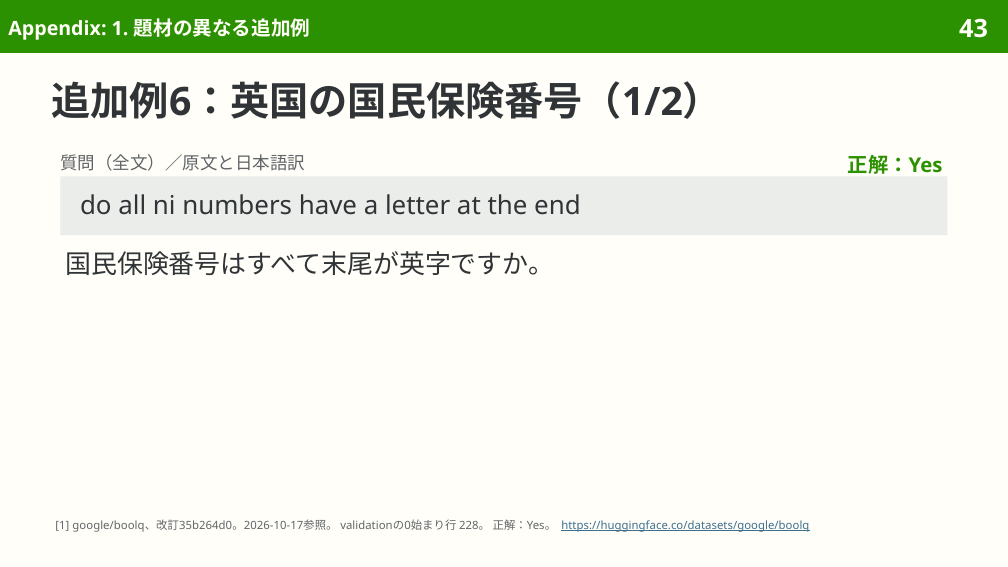
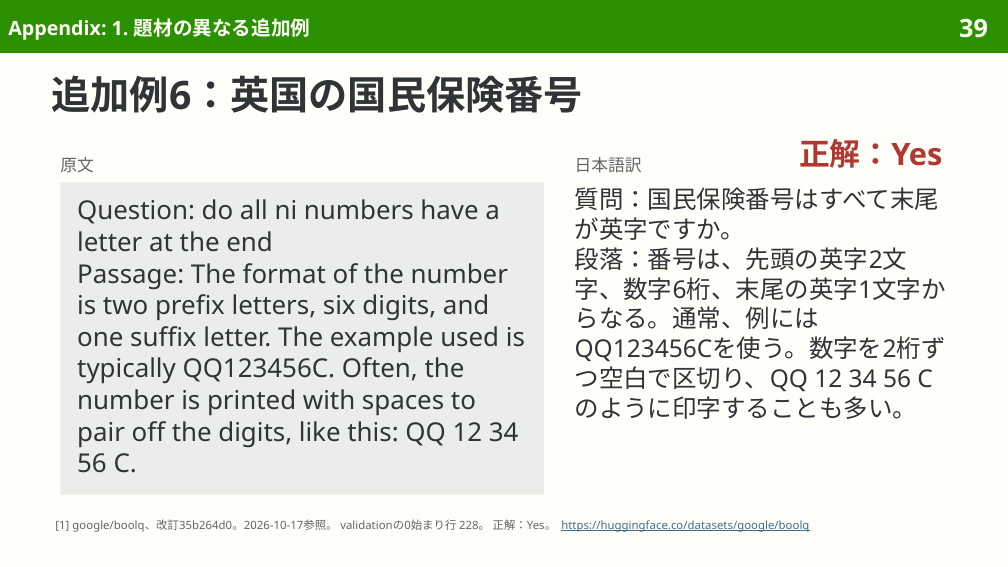
Before and after one commit to sasakiy84/datasets-in-10-minutes, a slide deck: slide 39 of slides/datasets-in-10-minutes-boolq.pptx (slide 43 before the commit). Drawn at 1008x567 pixels with LibreOffice and Linux fonts; fonts in the diff are those of the drawing. Boxes give left, top, right and bottom in pixels: in the first picture for what was removed or moved away, otherwise in the second. Text is boxed around its words. In the diff, an @@ line names an element or a change of style, - is before the commit and + after.

Commit message:
Reflow boolq examples with complete originals first

```diff
--- a/slides/datasets-in-10-minutes-boolq.pptx
+++ b/slides/datasets-in-10-minutes-boolq.pptx
@@ page number at (959, 18, 988, 38): text changed @@
-43
+39
@@ title at (52, 75, 583, 113): text changed @@
-追加例6：英国の国民保険番号（1/2）
+追加例6：英国の国民保険番号
@@ text "正解：Yes": place and size @@
-text "正解：Yes" at (848, 155, 943, 174)
+text "正解：Yes" at (799, 139, 942, 168)
@@ text "正解：Yes" at (799, 139, 942, 168): size 14.5 to 22 pt, text colour #2C9100 to #B13731; line spacing 1.17 to 26.8pt @@
@@ rectangle removed at (60, 176, 948, 235) @@
-do all ni numbers have a letter at the end
@@ text added at (60, 157, 94, 173), 12 pt, text #626669 @@
+原文
@@ text at (575, 157, 642, 173): text changed; size 12.5 to 12 pt @@
-質問（全文）／原文と日本語訳
+日本語訳
@@ rectangle added at (60, 182, 544, 495), fill #EBEDEB, 18.5 pt, text #303437 @@
+Question: do all ni numbers have a letter at the end
+Passage: The format of the number is two prefix letters, six digits, and one suffix letter. The example used is typically QQ123456C. Often, the number is printed with spaces to pair off the digits, like this: QQ 12 34 56 C.
@@ text added at (575, 187, 946, 419), 17.5 pt, text #303437 @@
+質問：国民保険番号はすべて末尾が英字ですか。
+段落：番号は、先頭の英字2文字、数字6桁、末尾の英字1文字からなる。通常、例にはQQ123456Cを使う。数字を2桁ずつ空白で区切り、QQ 12 34 56 Cのように印字することも多い。
@@ text removed at (65, 251, 553, 275) @@
-国民保険番号はすべて末尾が英字ですか。
```
Also in this commit, not shown: 6 other slides changed, 7 slides removed, 9 other files.
